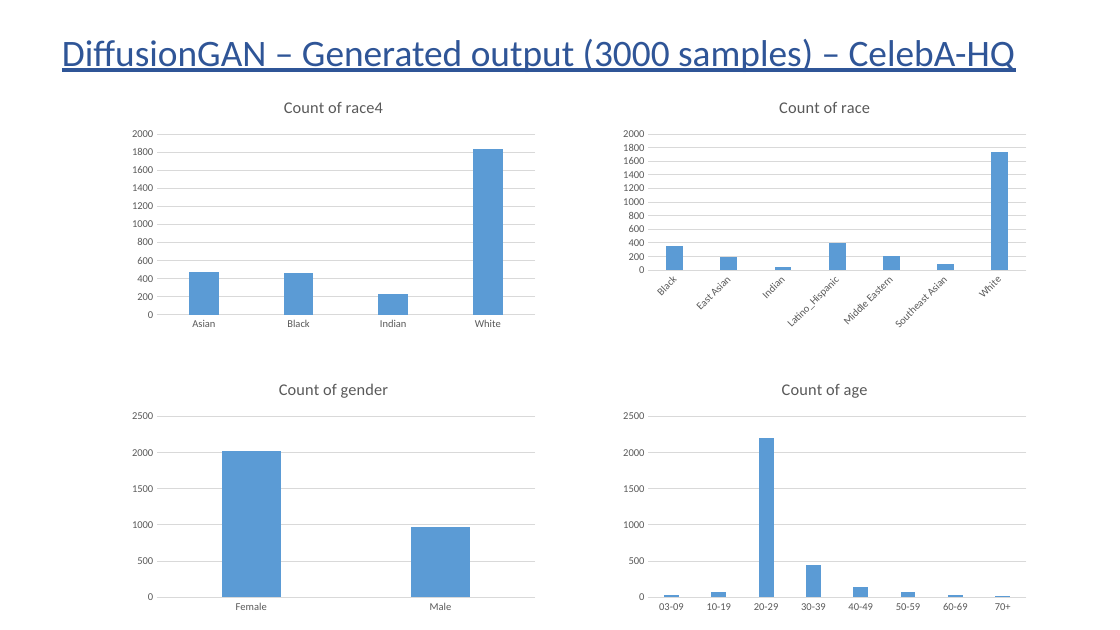
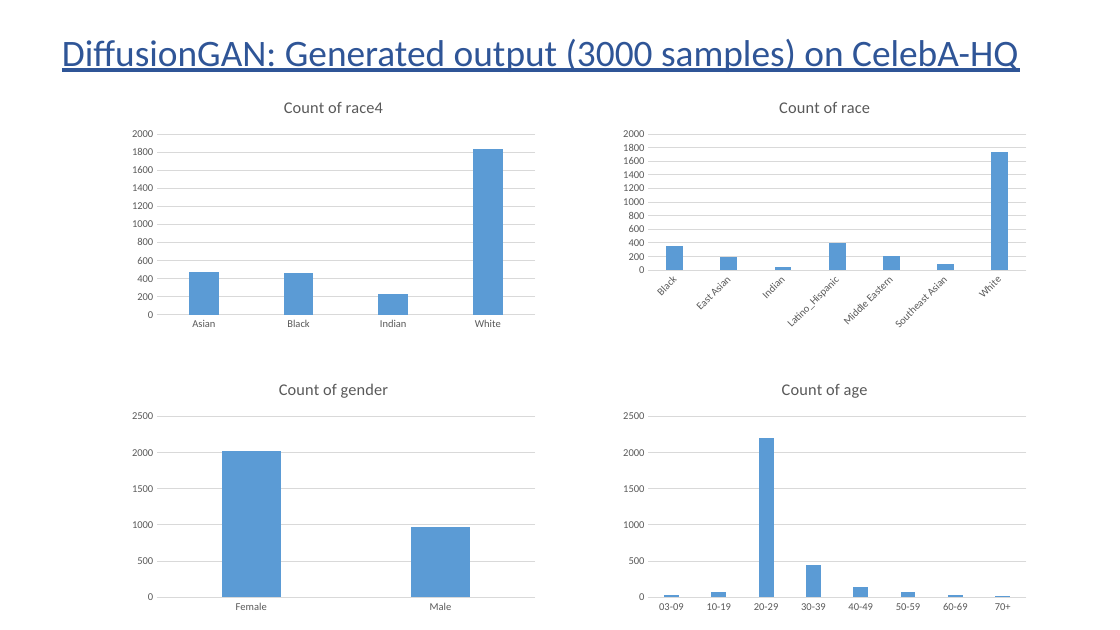
Before and after one commit to subirkumarparida/DDPM, a slide deck: slide 52 of Bias_Diffusion_v3.pptx (slide 12 before the commit). Drawn at 1120x630 pixels with LibreOffice and Linux fonts; fonts in the diff are those of the drawing. Boxes give left, top, right and bottom in pixels: in the first picture for what was removed or moved away, otherwise in the second. Text is boxed around its words. In the diff, an @@ line names an element or a change of style, - is before the commit and + after.

```diff
--- a/Bias_Diffusion_v3.pptx
+++ b/Bias_Diffusion_v3.pptx
@@ text at (x1=62, y1=39, x2=1018, y2=72): text changed @@
-DiffusionGAN – Generated output (3000 samples) – CelebA-HQ
+DiffusionGAN: Generated output (3000 samples) on CelebA-HQ
```
Also in this commit, not shown: 7 other slides changed, 22 slides added.
